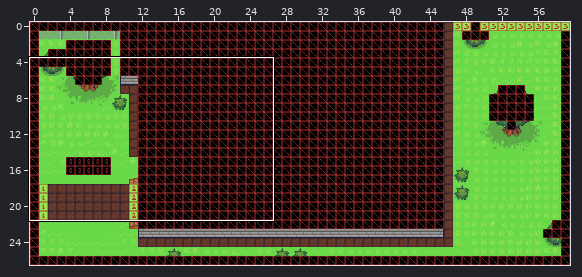
Tiled map, stored at ASSETS/MAPS/ext1.tmx. The picture above shows the old version from afar; the outline marks the close-up.
Close-up. Before:
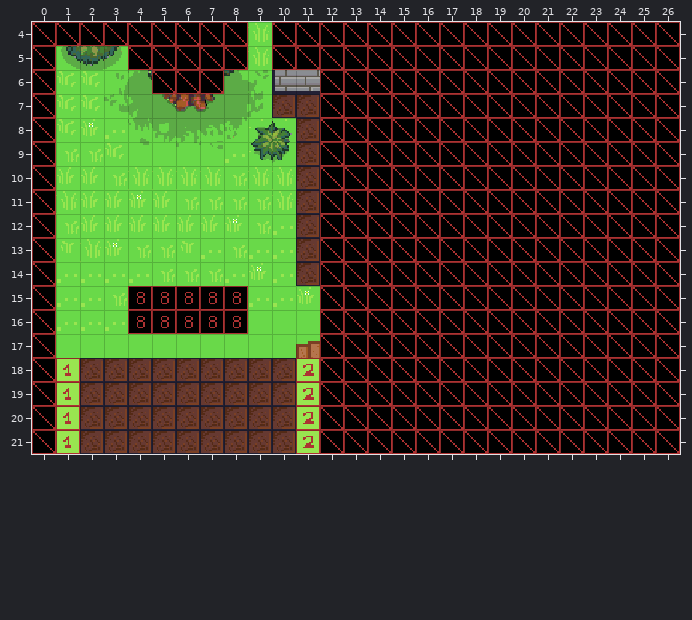
Cells are 16x16 px. Shown: x 0..26, y 4..21.
Once edited:
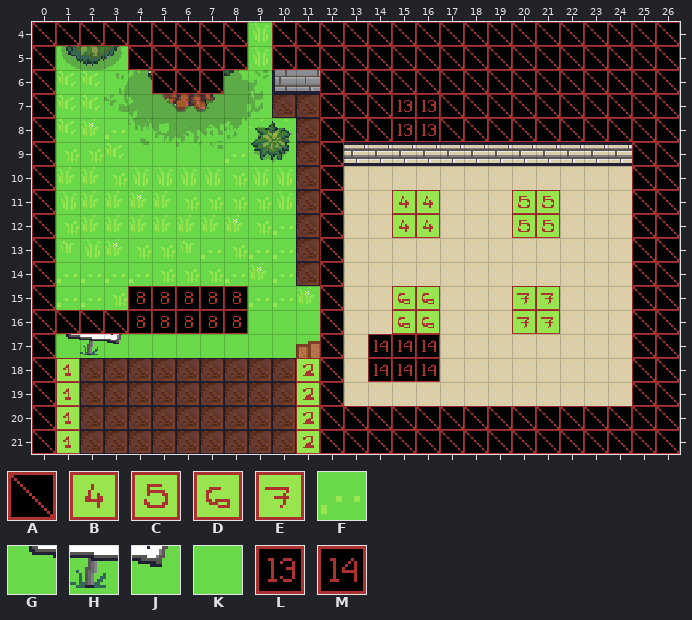
Key: from "COLLISION": A 0; from "EVENT": B 3, C 4, D 5, E 6; from "EXTERIOR1": F 6, G 57, H 58, J 59, K 96; from "HOTSPOT": L 12, M 13.
_ is an empty cell, # one hidden under a higher layer.
Change:
{"where": "layer \"Background\""}
{"y":16,"x":1,"old":"FFF","new":"###"}
{"y":17,"x":1,"old":"KKK","new":"GHJ"}
{"where": "layer \"Collision\""}
{"y":7,"x":15,"old":"AA","new":"__"}
{"y":8,"x":15,"old":"AA","new":"__"}
{"y":9,"x":13,"old":"AAAAAAAAAAAA","new":"____________"}
{"y":10,"x":13,"old":"AAAAAAAAAAAA","new":"____________"}
{"y":11,"x":13,"old":"AAAAAAAAAAAA","new":"____________"}
{"y":12,"x":13,"old":"AAAAAAAAAAAA","new":"____________"}
{"y":13,"x":13,"old":"AAAAAAAAAAAA","new":"____________"}
{"y":14,"x":13,"old":"AAAAAAAAAAAA","new":"____________"}
{"y":15,"x":13,"old":"AAAAAAAAAAAA","new":"____________"}
{"y":16,"x":1,"old":"___","new":"AAA"}
{"y":16,"x":13,"old":"AAAAAAAAAAAA","new":"____________"}
{"y":17,"x":13,"old":"AAAAAAAAAAAA","new":"____________"}
{"y":18,"x":13,"old":"AAAAAAAAAAAA","new":"____________"}
{"y":19,"x":13,"old":"AAAAAAAAAAAA","new":"____________"}
{"where": "layer \"Hotspot\""}
{"y":7,"x":15,"old":"__","new":"LL"}
{"y":8,"x":15,"old":"__","new":"LL"}
{"y":17,"x":14,"old":"___","new":"MMM"}
{"y":18,"x":14,"old":"___","new":"MMM"}
{"where": "layer \"Event\""}
{"y":11,"x":15,"old":"__","new":"BB"}
{"y":11,"x":20,"old":"__","new":"CC"}
{"y":12,"x":15,"old":"__","new":"BB"}
{"y":12,"x":20,"old":"__","new":"CC"}
{"y":15,"x":15,"old":"__","new":"DD"}
{"y":15,"x":20,"old":"__","new":"EE"}
{"y":16,"x":15,"old":"__","new":"DD"}
{"y":16,"x":20,"old":"__","new":"EE"}
{"label":"changed","picture_box":[344,95,632,406]}
{"label":"changed","picture_box":[56,310,128,355]}
